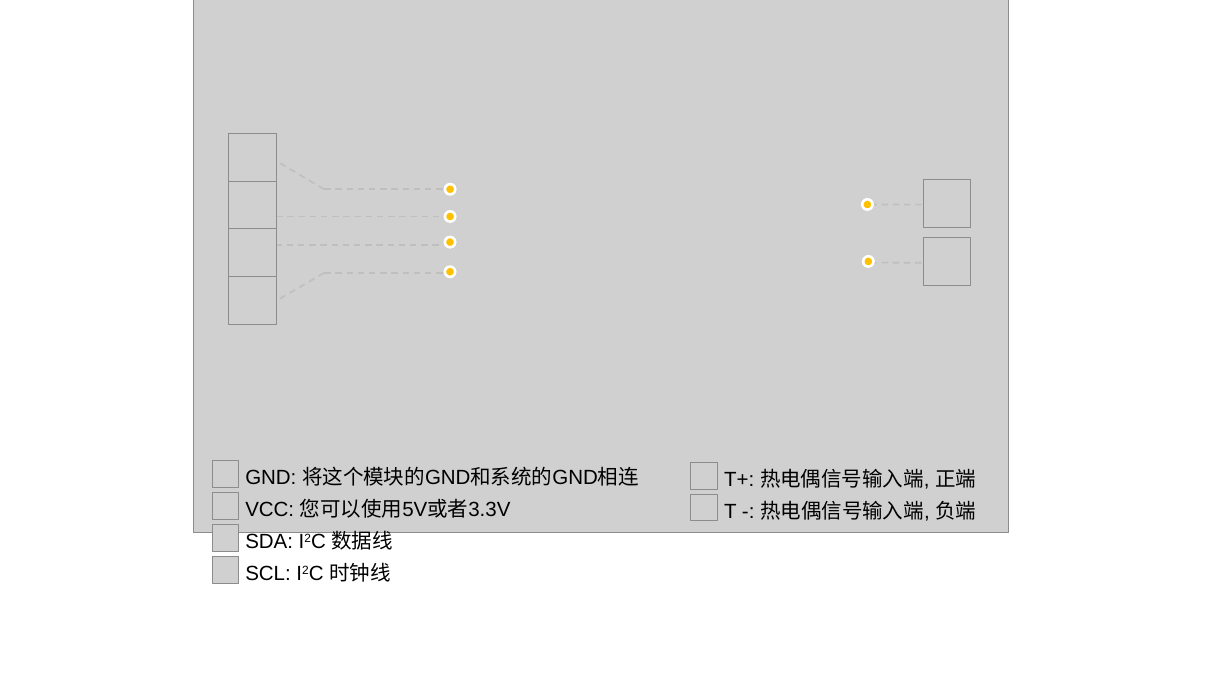
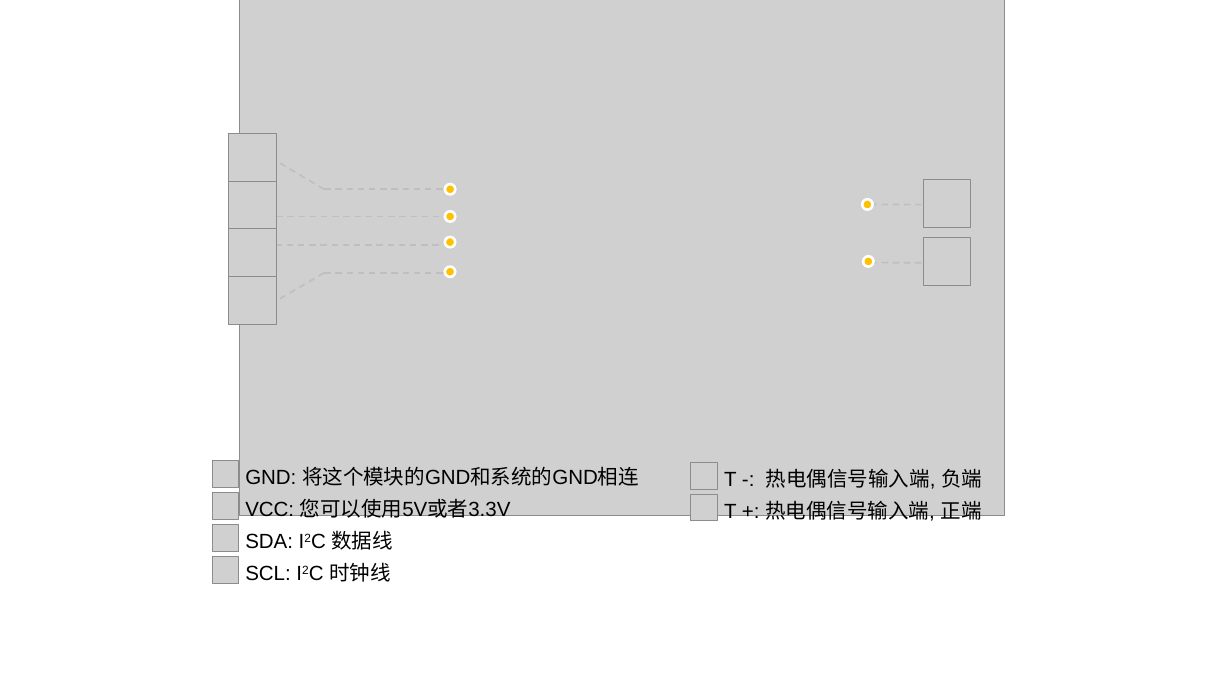
Before and after one commit to SeeedDocument/Grove-I2C_Thermocouple_Amplifier-MCP9600, a slide deck: slide 4 of img/pin_map.pptx. Drawn at 1232x693 pixels with LibreOffice and Linux fonts; fonts in the diff are those of the drawing; grey boxes stand for pictures. Boxes give left, top, right and bottom in pixels: in the first picture for what was removed or moved away, otherwise in the second. Text is boxed around its words. In the diff, an @@ line names an element or a change of style, - is before the commit and + after.

```diff
--- a/img/pin_map.pptx
+++ b/img/pin_map.pptx
@@ picture: place and size @@
-picture at (194, 0, 1009, 532)
+picture at (239, 0, 1005, 516)
@@ text at (724, 468, 976, 489): paragraph removed @@
-T+: 热电偶信号输入端, 正端
@@ text at (724, 500, 982, 524): paragraph added @@
+T +: 热电偶信号输入端, 正端
```
Also in this commit, not shown: 3 other slides changed, 4 other files.
